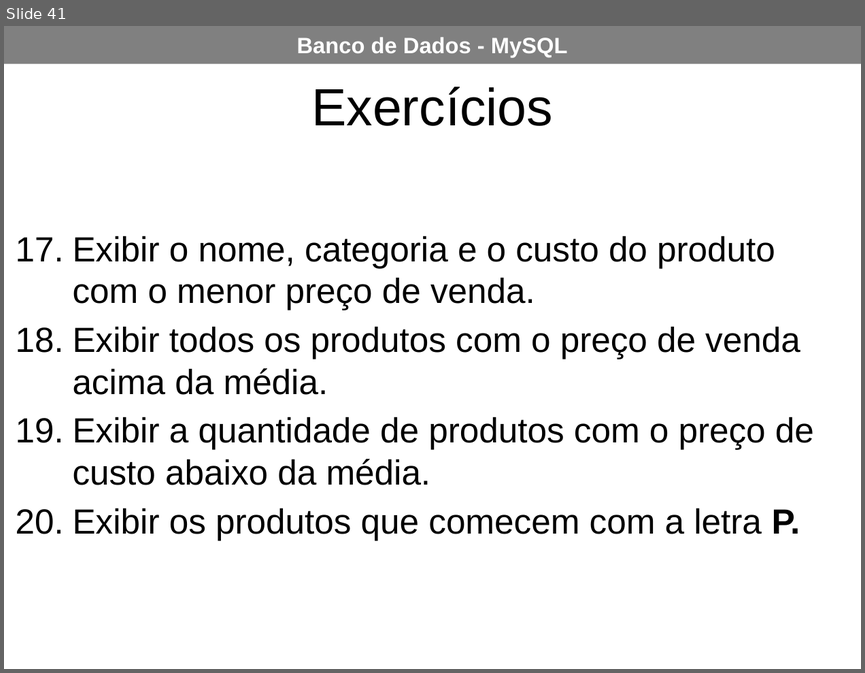
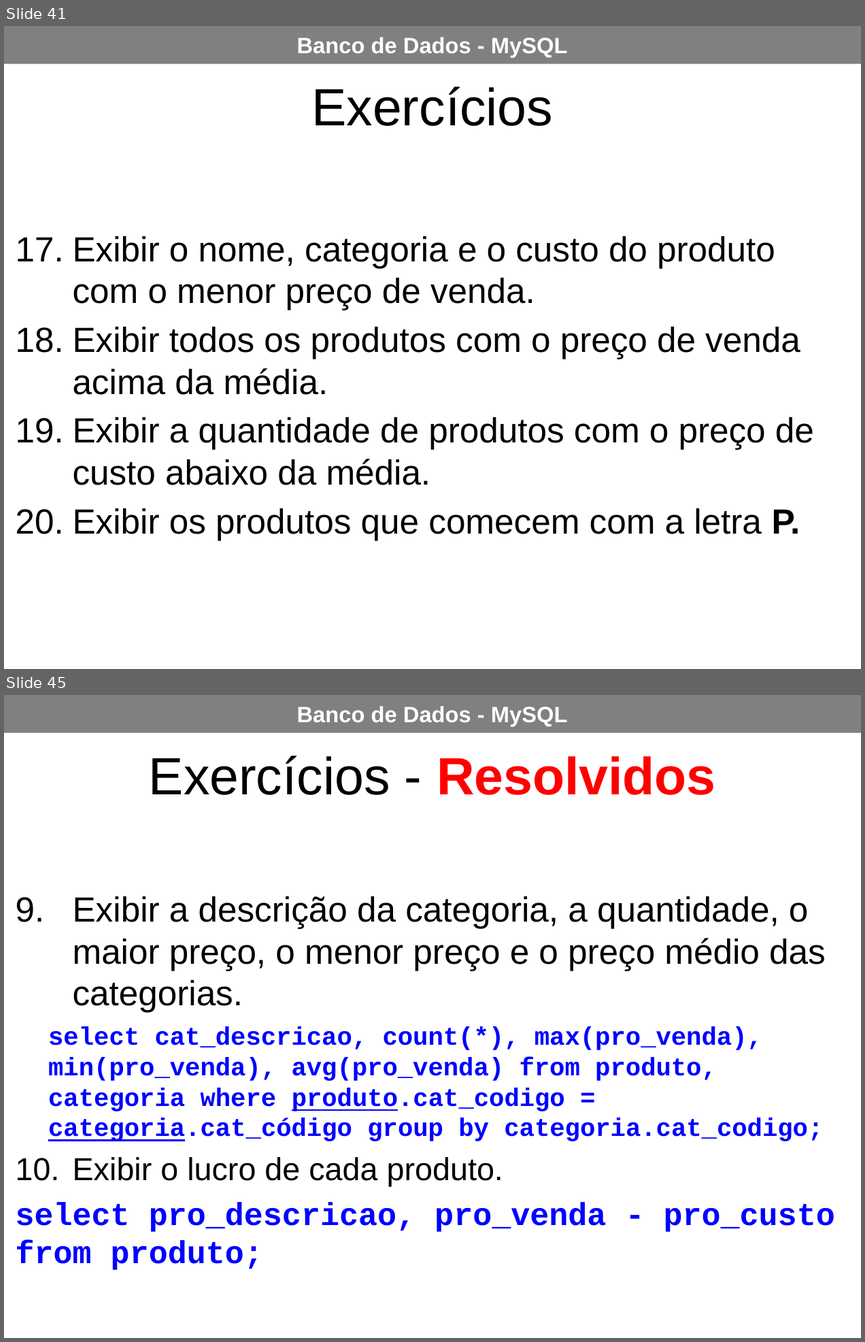
Before and after one commit to AlessandroEtec/2_ETIM_TLBDII, a slide deck: Sistema de Vendas MySQL.pptx. Shown one above the other, each under a label of ours: slide 41 before the commit, slides 41 and 45 after it; the slides between them are not shown. The pictures are 865x673 and 865x1342 pixels, drawn with LibreOffice and Linux fonts; fonts in the diff are those of the drawing. Boxes give left, top, right and bottom in pixels: in the first picture for what was removed or moved away, otherwise in the second. Text is boxed around its words. In the diff, an @@ line names an element or a change of style, - is before the commit and + after.

```diff
--- a/Sistema de Vendas MySQL.pptx
+++ b/Sistema de Vendas MySQL.pptx
@@ slide 45 added at <box>4,695,861,1338</box>, background #FFFFFF; not listed: 1 template element that a slide beside it also shows @@
@@ text added at <box>149,756,715,795</box>, 33 pt, text #000000 @@
+Exercícios - Resolvidos
@@ text added at <box>16,896,835,1270</box>, 16 pt, text #0000FF, bold @@
+9. Exibir a descrição da categoria, a quantidade, o maior preço, o menor preço e o preço médio das categorias.
+select cat_descricao, count(*), max(pro_venda), min(pro_venda), avg(pro_venda) from produto, categoria where produto.cat_codigo = categoria.cat_código group by categoria.cat_codigo;
+10. Exibir o lucro de cada produto.
+select pro_descricao, pro_venda - pro_custo from produto;
```
Also in this commit, not shown: 1 slide changed, 3 other slides added.
